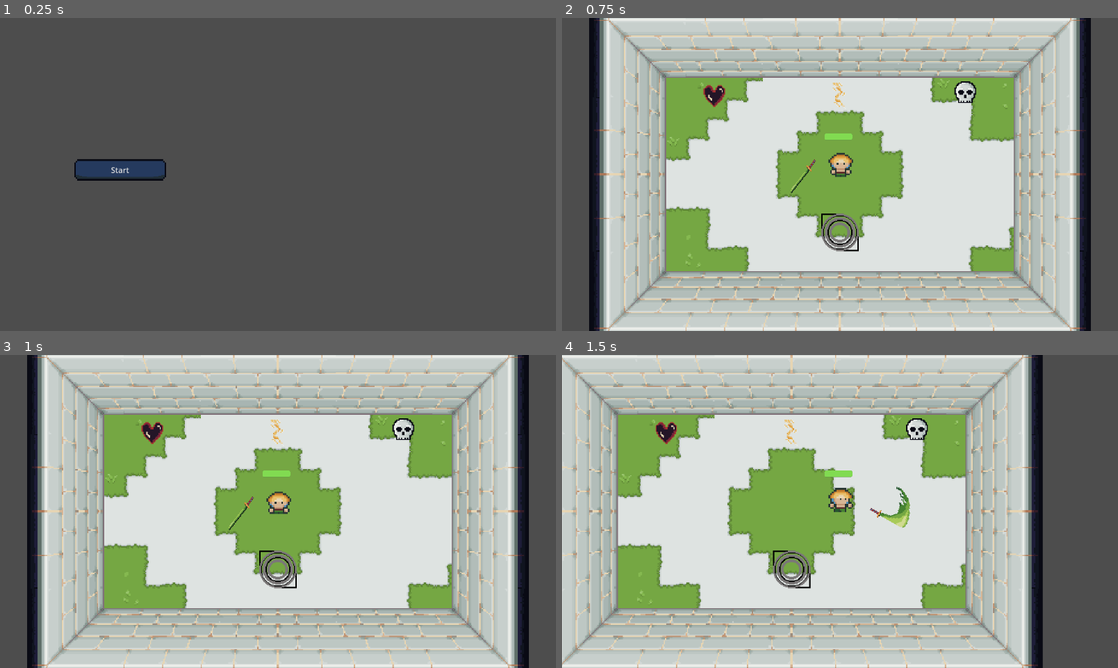
Above: before the commit, frames 1-4 (two rows, left to right).
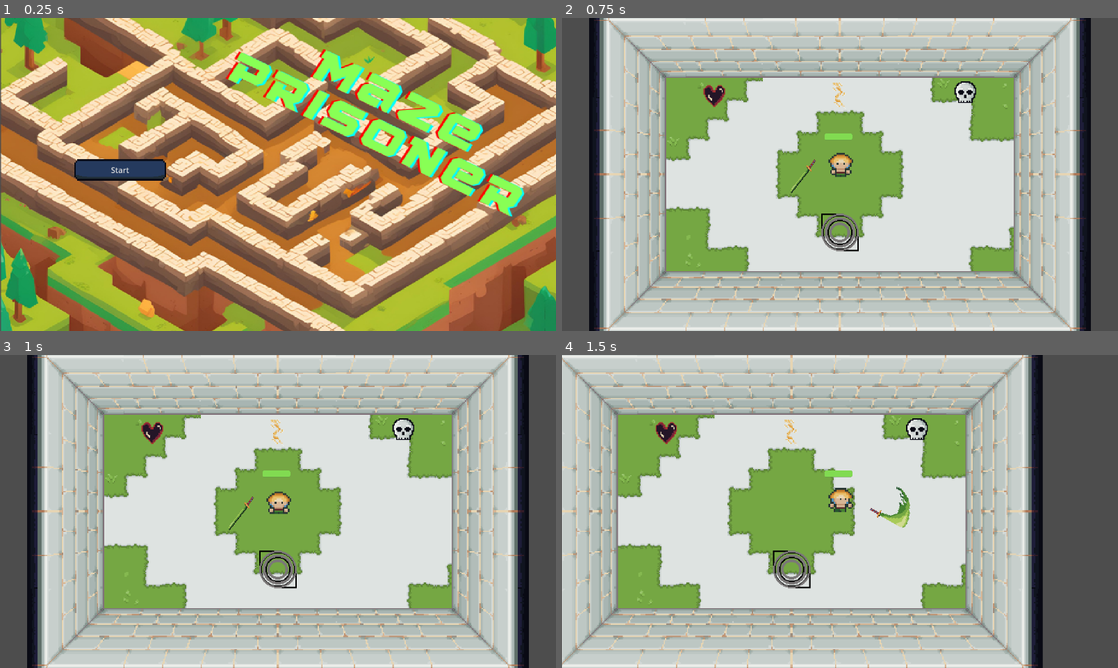
Above: after the commit, the same moments.

Repository: Filip22022/MazePrisoner
Game: Godot game, scene res://game.tscn
Two runs of this game, one before a commit and one after it. Both use one fixed random seed, a clock stepped at 60 frames per second and the inputs below.
Inputs (mouse positions are in pixels of both pictures, inside the frame that each line leads up to):
- Up to frame 1 (0.25 s): no input
- Up to frame 2 (0.75 s): click "Start" at 0.5 s
- Up to frame 3 (1 s): no input
- Up to frame 4 (1.5 s): tap Enter at 1.25 s; move the mouse to (962, 495) at 1.27 s; hold D (move_right) from 1.28 s (still down); click (962, 495) at 1.35 s

The runs differ from the first frame. In frame 1, 95% of the frame differs, in the area x 0-100%, y 0-100%; in frame 2, nothing differs; in frame 3, nothing differs; in frame 4, nothing differs.

Commit message:
Title
Added TitleGrphix

Diff:
--- a/scenes/menus/start_menu.tscn
+++ b/scenes/menus/start_menu.tscn
@@ -1,10 +1,16 @@
-[gd_scene load_steps=3 format=3 uid="uid://bsq8kcfy5acg5"]
+[gd_scene load_steps=4 format=3 uid="uid://bsq8kcfy5acg5"]
 
 [ext_resource type="Script" path="res://scenes/menus/start_menu.gd" id="1_bhxf0"]
-[ext_resource type="Theme" uid="uid://c0mexcasjijkf" path="res://assets/default.tres" id="2_5kh51"]
+[ext_resource type="Theme" uid="uid://cr8hn3s4l6f75" path="res://assets/default.tres" id="2_5kh51"]
+[ext_resource type="Texture2D" uid="uid://dwuhx1thp0sph" path="res://assets/TitleSide.png" id="2_hng17"]
 
 [node name="StartMenu" type="Node2D"]
 script = ExtResource("1_bhxf0")
+
+[node name="Sprite2D" type="Sprite2D" parent="."]
+position = Vector2(621, 400)
+scale = Vector2(1.81192, 1.55833)
+texture = ExtResource("2_hng17")
 
 [node name="MarginContainer" type="MarginContainer" parent="."]
 offset_left = 144.0
Binary file added: assets/TitleSide.png
Not shown, added: assets/TitleSide.png.import
